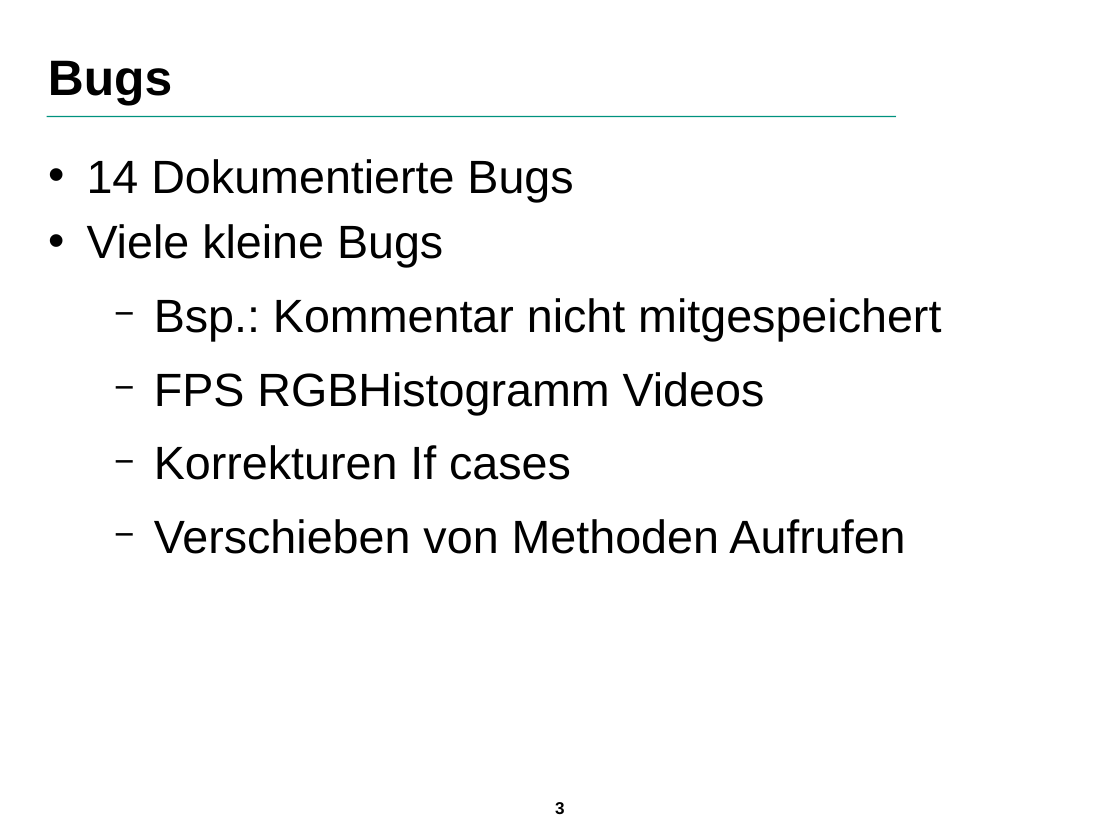
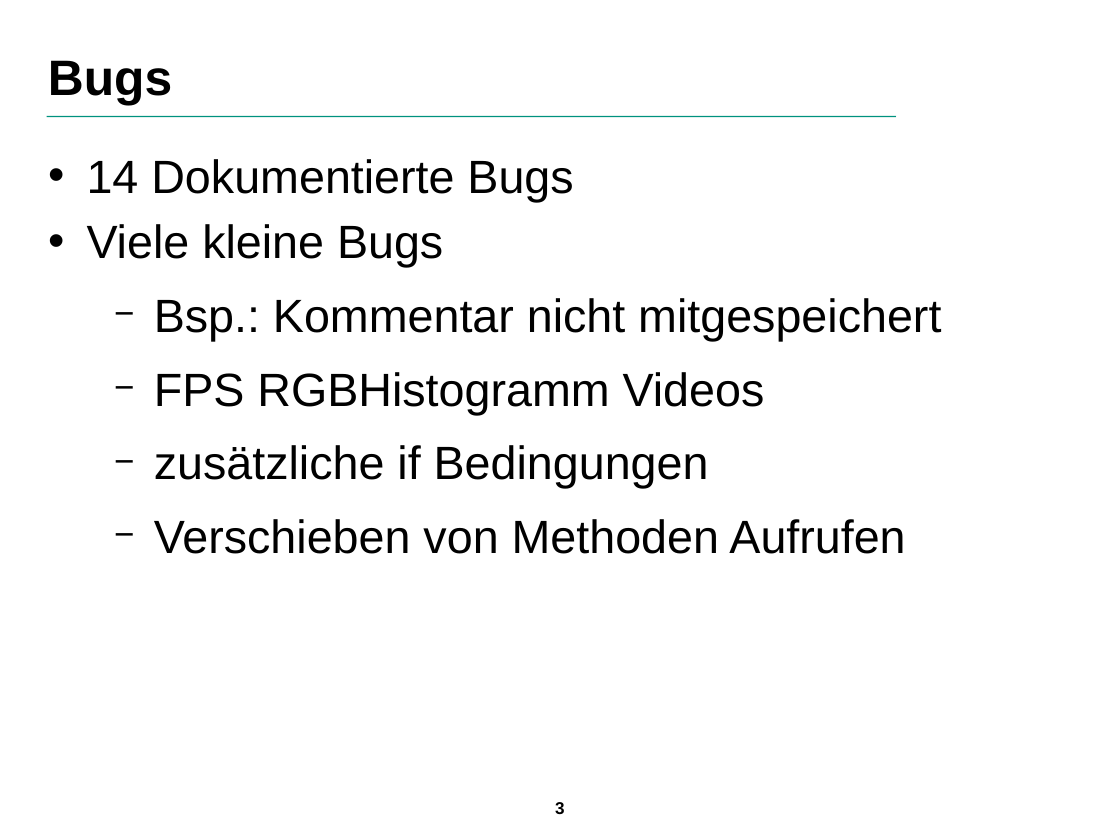
Before and after one commit to SuppenGeist/pse-ws1516-videoencoder-ta, a slide deck: slide 3 of Qualitätssicherung/Präsentation/Praesentation.odp. Drawn at 1120x840 pixels with LibreOffice and Linux fonts; fonts in the diff are those of the drawing; background and template pictures are left out. Boxes give left, top, right and bottom in pixels: in the first picture for what was removed or moved away, otherwise in the second. Text is boxed around its words. In the diff, an @@ line names an element or a change of style, - is before the commit and + after.

Commit message:
updated Presentation again

```diff
--- a/Qualitätssicherung/Präsentation/Praesentation.odp
+++ b/Qualitätssicherung/Präsentation/Praesentation.odp
@@ text at [154,445,709,488]: text changed @@
-  − Korrekturen If cases
+  − zusätzliche if Bedingungen
```
Also in this commit, not shown: 4 other slides changed, 1 slide added.
